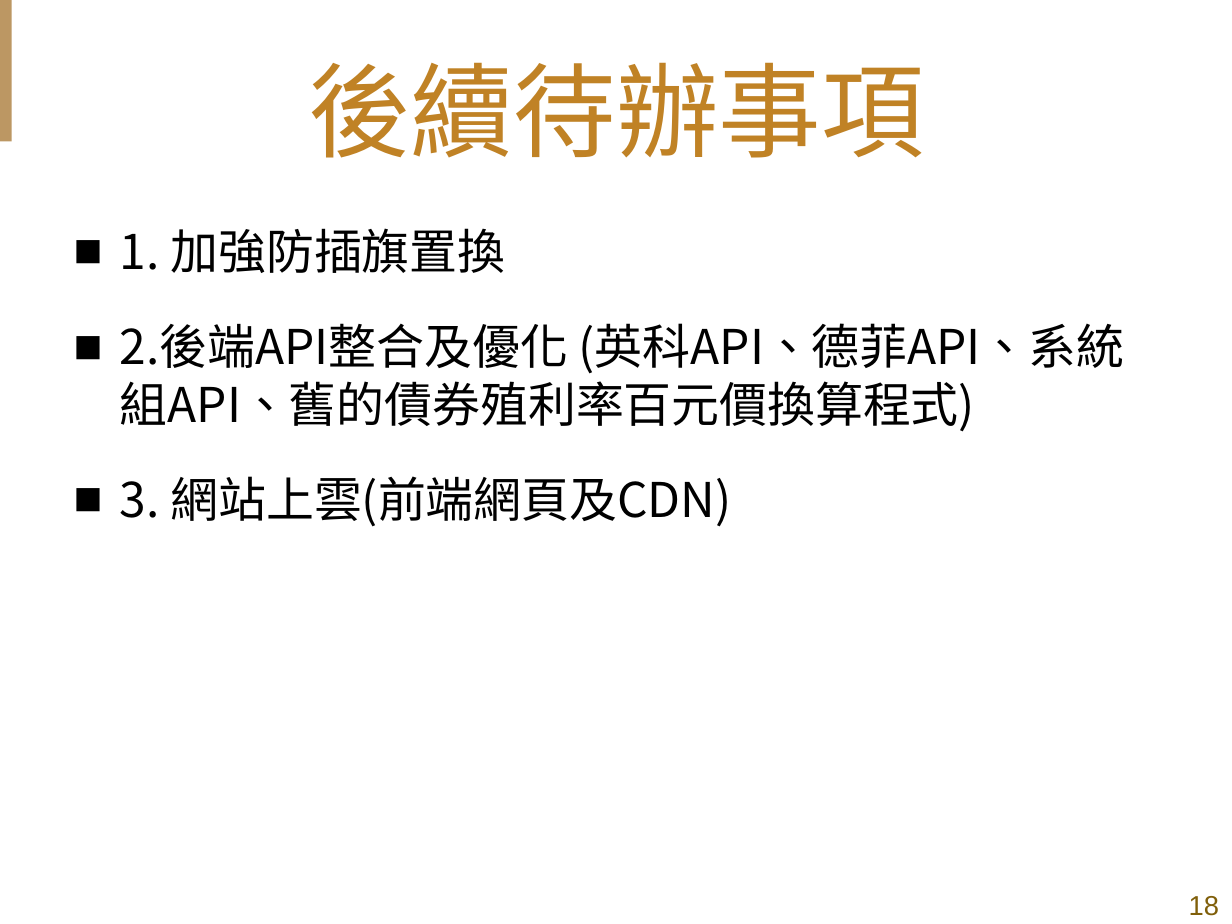
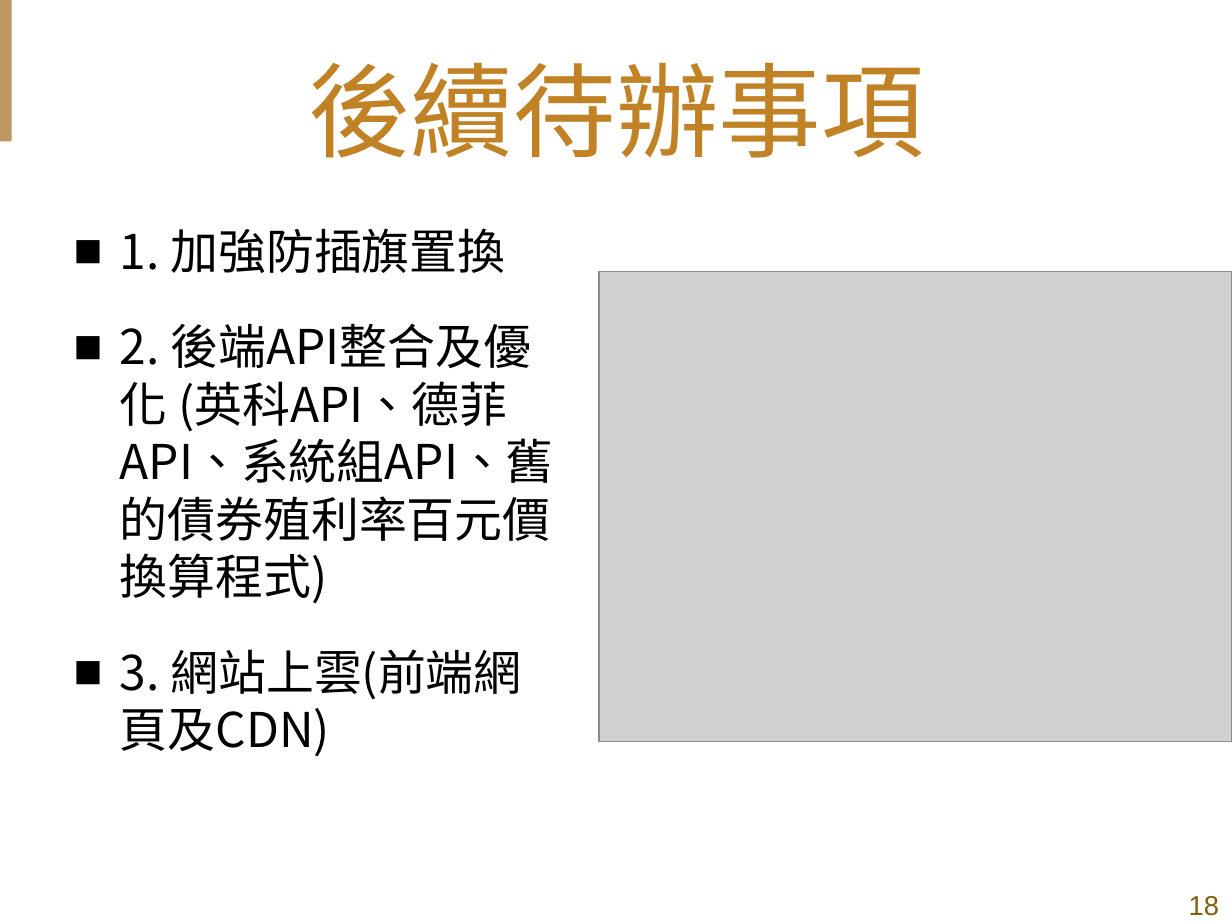
Before and after one commit to shih33/java_atguigu, a slide deck: slide 18 of 期末報告/期末簡報_施詠舜.pptx. Drawn at 1232x924 pixels with LibreOffice and Linux fonts; fonts in the diff are those of the drawing; grey boxes stand for pictures; background and template pictures are left out. Boxes give left, top, right and bottom in pixels: in the first picture for what was removed or moved away, otherwise in the second. Text is boxed around its words. In the diff, an @@ line names an element or a change of style, - is before the commit and + after.

```diff
--- a/期末報告/期末簡報_施詠舜.pptx
+++ b/期末報告/期末簡報_施詠舜.pptx
@@ picture added at [599, 271, 1232, 740] @@
@@ text at [120, 323, 554, 604]: spaces changed @@
-■ 2.後端API整合及優化 (英科API、德菲API、系統組API、舊的債券殖利率百元價換算程式)
+■ 2. 後端API整合及優化 (英科API、德菲API、系統組API、舊的債券殖利率百元價換算程式)
```
Also in this commit, not shown: 4 other slides changed, 1 other file.
